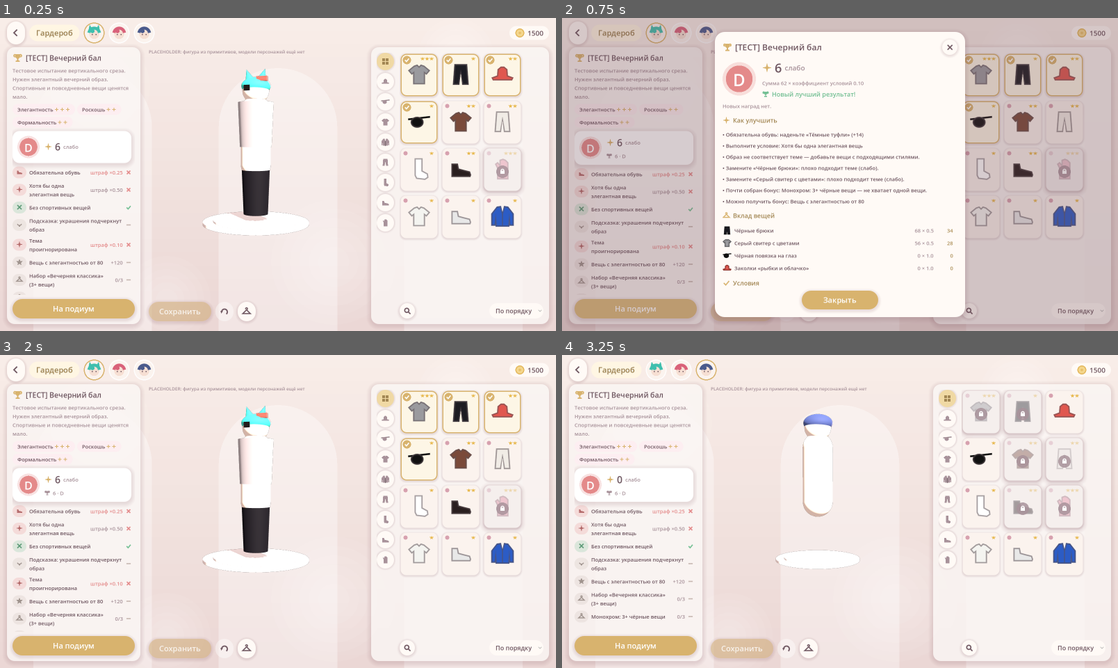
Above: before the commit, frames 1-4 (two rows, left to right).
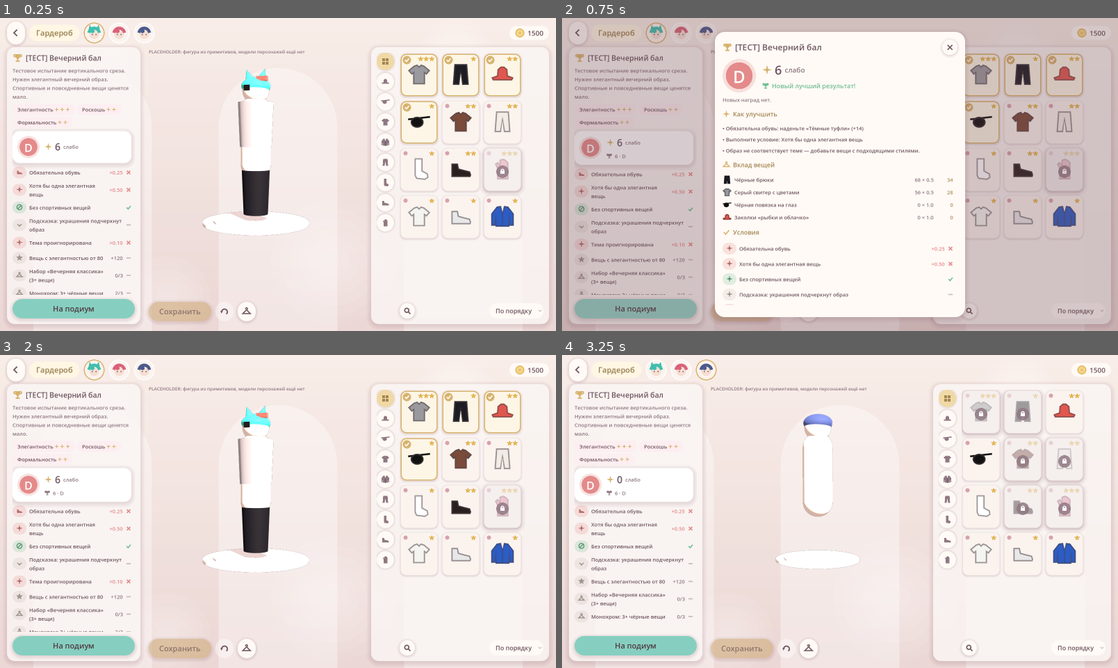
Above: after the commit, the same moments.

Repository: monskov1-gif/KPC
Game: Godot game, scene res://scenes/ui/wardrobe.tscn
The game is run twice, just before and just after one commit, with the same random seed, the same clock (stepped at 60 frames per second) and the same inputs. Before the commit the project has no main scene; this scene is started directly in both runs.
Inputs (mouse positions are in pixels of both pictures, inside the frame that each line leads up to):
- Up to frame 1 (0.25 s): no input
- Up to frame 2 (0.75 s): click "На подиум" at 0.5 s
- Up to frame 3 (2 s): click (94, 370) at 1.27 s
- Up to frame 4 (3.25 s): click (678, 370) at 2.02 s; click (706, 370) at 2.77 s

The runs differ from the first frame. In frame 1, 2.6% of the frame differs, in the area x 2-94%, y 11-96%; in frame 2, 7.9%, in the area x 2-94%, y 12-96%; in frame 3, 2.6%; in frame 4, 1.8%.

Commit message:
UI polish from visual critic, docs, main scene
- Dark text on gold buttons, darker dim text, outlined 16px stars
- Single gold action per screen: podium button is mint
- Forbid icon for forbidden-tag condition; all failed penalties coral
- 'Fits <character>' in item details; max 3 tips in result window
- Rank badge on phone trophy button
- docs: UI_STYLE, ARCHITECTURE, PROJECT_AUDIT, BUILD_AND_TEST,
  OPEN_QUESTIONS, CHANGELOG; canon wording fixes; scenes/main.tscn

Co-Authored-By: Claude Opus 5.5 <noreply@anthropic.com>
Claude-Session: https://claude.ai/code/session_019T8wJyUBgJMDTSSQJ5uaAw

Diff:
--- a/data/characters/characters.json
+++ b/data/characters/characters.json
@@ -1,5 +1,5 @@
 {
-  "_comment": "Технические данные персонажей. Канон (рост, возраст) — из материалов пользователя. Группы body_type предварительные, см. docs/OPEN_QUESTIONS.md.",
+  "_comment": "Технические данные персонажей. Рост — из материалов пользователя (рост Габи неизвестен). Группы body_type, доступность Соры в гардеробе и состав signature_outfit — предварительные (по референсам 04 и 07), см. docs/OPEN_QUESTIONS.md.",
   "characters": [
     {
       "id": "kot",
--- a/data/localization/ru.json
+++ b/data/localization/ru.json
@@ -1,7 +1,7 @@
 {
  "_comment": "Русская локализация. Ключи стабильны; тексты можно править без изменения кода.",
  "item.kot_flower_turtleneck.name": "Серый свитер с цветами",
- "item.kot_flower_turtleneck.description": "Объёмный вязаный свитер с высоким воротом и белыми цветами. Фирменная вещь Кота.",
+ "item.kot_flower_turtleneck.description": "Объёмный вязаный свитер с высоким воротом и белыми цветами. Как на референсе Кота.",
  "item.kot_black_trousers.name": "Чёрные брюки",
  "item.kot_black_trousers.description": "Простые тёмные брюки с ремнём.",
  "item.kot_fish_cloud_clips.name": "Заколки «рыбки и облачко»",
@@ -17,7 +17,7 @@
  "item.dark_mary_janes.name": "Тёмные туфли",
  "item.dark_mary_janes.description": "Тёмные туфли с ремешком.",
  "item.gabi_paw_gloves.name": "Перчатки-лапки",
- "item.gabi_paw_gloves.description": "Мягкие перчатки в форме лап. Фирменная вещь Габи.",
+ "item.gabi_paw_gloves.description": "Мягкие перчатки в форме лап. Как на референсе Габи.",
  "item.gabi_red_patterned_sweater.name": "Красный свитер с узором",
  "item.gabi_red_patterned_sweater.description": "Тёплый красный свитер с белым узором.",
  "item.velvet_blazer.name": "Бархатный блейзер",
@@ -219,7 +219,7 @@
  "ui.unsaved_marker": "● Есть неподтверждённые изменения",
  "ui.select_item_hint": "Выберите вещь в списке.",
  "ui.theme_ignored": "Тема проигнорирована",
- "ui.penalty": "штраф ×{q}",
+ "ui.penalty": "×{q}",
  "ui.bonus_if": "+{n}, если выполнено",
  "ui.bonus_got": "+{n}",
  "ui.important": "Важно: {attrs}",
@@ -246,5 +246,6 @@
  "sort.newest": "Новые",
  "sort.rarity": "Редкость",
  "sort.name": "Название",
- "ui.jewelry": "Украшения"
+ "ui.jewelry": "Украшения",
+ "ui.compatible_for": "Подходит: {name}"
 }
--- /dev/null
+++ b/scenes/main.tscn
@@ -0,0 +1,7 @@
+[gd_scene load_steps=2 format=3]
+
+[ext_resource type="PackedScene" path="res://scenes/ui/wardrobe.tscn" id="1"]
+
+[node name="Main" type="Node"]
+
+[node name="Wardrobe" parent="." instance=ExtResource("1")]
--- a/src/ui/challenge_panel.gd
+++ b/src/ui/challenge_panel.gd
@@ -68,8 +68,7 @@
 	for r in report.requirements:
 		var soft: bool = r.severity == "informational"
 		var note := "" if r.met else (Localization.text("ui.penalty", {"q": "%.2f" % r.q}) if r.q < 1.0 else "")
-		add_child(condition_row(r.met, soft, _req_icon(ch, r.id), tr(r.text_key), note,
-			UiTheme.BAD if r.severity == "critical" else UiTheme.TEXT_DIM))
+		add_child(condition_row(r.met, soft, _req_icon(ch, r.id), tr(r.text_key), note, UiTheme.BAD))
 	for p in report.penalties:
 		if p.source == "theme_ignored":
 			add_child(condition_row(false, false, "sparkle", tr("ui.theme_ignored"),
@@ -81,7 +80,7 @@
 		add_child(condition_row(syn.triggered, true, "hanger", tr(syn.text_key), "%d/%d" % [syn.count, syn.needed], UiTheme.TEXT_DIM))
 
 	if show_submit:
-		var submit_btn := UiTheme.primary(UiTheme.button(tr("ui.submit"), func(): submitted.emit()))
+		var submit_btn := UiTheme.secondary(UiTheme.button(tr("ui.submit"), func(): submitted.emit()))
 		submit_btn.custom_minimum_size.y = 56
 		add_child(submit_btn)
 
@@ -118,7 +117,7 @@
 				"required_category":
 					var slots: Array = screen.session.config.categories.get(str(r.params.category), [])
 					return slots[0] if not slots.is_empty() else "all"
-				"forbidden_tag": return "close"
+				"forbidden_tag": return "forbid"
 	return "sparkle"
 
 
--- a/src/ui/icons.gd
+++ b/src/ui/icons.gd
@@ -78,6 +78,9 @@
 		"hanger":
 			ci.draw_arc(_p(r, 0.5, 0.22), w * 0.1, PI * 0.9, PI * 2.4, 16, c, lw * 0.7, true)
 			ci.draw_polyline(_poly([[0.5, 0.34], [0.10, 0.74], [0.90, 0.74], [0.5, 0.34]], r), c, lw * 0.8, true)
+		"forbid":
+			ci.draw_arc(_p(r, 0.5, 0.5), w * 0.36, 0, TAU, 32, c, lw * 0.8, true)
+			ci.draw_line(_p(r, 0.25, 0.75), _p(r, 0.75, 0.25), c, lw * 0.8, true)
 		"lock":
 			ci.draw_arc(_p(r, 0.5, 0.40), w * 0.18, PI, TAU, 16, c, lw * 0.8, true)
 			ci.draw_rect(Rect2(_p(r, 0.24, 0.42), Vector2(w * 0.52, w * 0.42)), c)
--- a/src/ui/item_card.gd
+++ b/src/ui/item_card.gd
@@ -92,9 +92,10 @@
 	Icons.draw(self, item.slot, thumb, col, col.darkened(0.35).lerp(UiTheme.TEXT_DIM, 0.3))
 
 	# Звёзды редкости — в правом верхнем углу.
-	var s := 12.0
+	var s := 15.0
 	for i in stars:
-		var p := Vector2(r.end.x - 10 - (i + 1) * (s + 1), r.position.y + 8)
+		var p := Vector2(r.end.x - 8 - (i + 1) * (s + 1), r.position.y + 7)
+		Icons.draw(self, "star", Rect2(p - Vector2(1, 1), Vector2(s + 2, s + 2)), Color("b8862e"))
 		Icons.draw(self, "star", Rect2(p, Vector2(s, s)), UiTheme.STAR)
 
 	if worn:
--- a/src/ui/item_details.gd
+++ b/src/ui/item_details.gd
@@ -37,7 +37,8 @@
 	var ok: bool = compat.status != Compatibility.Status.INCOMPATIBLE
 	crow.add_child(UiTheme.icon("check" if ok else "lock", 20, UiTheme.OK if compat.status == Compatibility.Status.COMPATIBLE
 		else (UiTheme.WARN if ok else UiTheme.BAD)))
-	var ctext := Localization.t("compat.compatible") if compat.status == Compatibility.Status.COMPATIBLE else \
+	var ctext := Localization.text("ui.compatible_for", {"name": Localization.t(s.characters.get_data(screen.character_id).name_key)}) \
+		if compat.status == Compatibility.Status.COMPATIBLE else \
 		(Localization.t("compat.adapted") if ok else Localization.t(compat.reason_key))
 	crow.add_child(UiTheme.label(ctext, UiTheme.FONT_SIZE_SMALL))
 	hv.add_child(crow)
--- a/src/ui/result_popup.gd
+++ b/src/ui/result_popup.gd
@@ -17,8 +17,6 @@
 	sr.add_child(UiTheme.tag(str(report.final_score), 36))
 	sr.add_child(UiTheme.tag(Localization.t("rank." + report.rank), 20, UiTheme.TEXT_DIM))
 	hv.add_child(sr)
-	hv.add_child(UiTheme.label(Localization.text("ui.formula", {"raw": "%.0f" % report.raw_score, "q": "%.2f" % report.q}),
-		UiTheme.FONT_SIZE_SMALL, UiTheme.TEXT_DIM))
 	if outcome.get("new_best", false):
 		var nb := HBoxContainer.new()
 		nb.add_child(UiTheme.icon("trophy", 20, UiTheme.OK))
@@ -41,7 +39,8 @@
 	var lines := _advice_lines(screen, report, advice)
 	if not lines.is_empty():
 		_section(sheet, Localization.t("ui.recommendations"), "sparkle")
-		for line in lines:
+		# Не больше трёх советов: самое полезное, без стены текста.
+		for line in lines.slice(0, 3):
 			sheet.content.add_child(UiTheme.label("• " + line, UiTheme.FONT_SIZE_SMALL))
 
 	_section(sheet, Localization.t("ui.items_contribution"), "hanger")
@@ -65,14 +64,11 @@
 	for r in report.requirements:
 		var note := "" if r.met else (Localization.text("ui.penalty", {"q": "%.2f" % r.q}) if r.q < 1.0 else "")
 		sheet.content.add_child(ChallengePanel.condition_row(r.met, r.severity == "informational", "sparkle",
-			Localization.t(r.text_key), note, UiTheme.BAD if r.severity == "critical" else UiTheme.TEXT_DIM))
+			Localization.t(r.text_key), note, UiTheme.BAD))
 	for p in report.penalties:
 		if p.source == "theme_ignored":
 			sheet.content.add_child(ChallengePanel.condition_row(false, false, "sparkle", Localization.t("ui.theme_ignored"),
 				Localization.text("ui.penalty", {"q": "%.2f" % p.q}), UiTheme.BAD))
-	var close_btn := UiTheme.primary(UiTheme.button(Localization.t("ui.close"), sheet.close))
-	close_btn.custom_minimum_size = Vector2(220, 54)
-	sheet.add_footer(close_btn)
 	sheet.open(Localization.t(ch.title_key), "trophy")
 
 
--- a/src/ui/ui_theme.gd
+++ b/src/ui/ui_theme.gd
@@ -12,7 +12,7 @@
 const CARD := Color("fbf3ee")
 const CARD_EDGE := Color("ead8d0")
 const TEXT := Color("6e5660")                    # мягкий сливово-коричневый вместо чёрного
-const TEXT_DIM := Color("a8929a")
+const TEXT_DIM := Color("8f7882")
 const GOLD := Color("d8b36e")
 const GOLD_LIGHT := Color("f0d9a4")
 const MINT := Color("86cfc0")
@@ -157,10 +157,22 @@
 	b.add_theme_stylebox_override("pressed", gp)
 	var gd := g.duplicate(); gd.bg_color = Color(GOLD, 0.45)
 	b.add_theme_stylebox_override("disabled", gd)
+	# Тёмный текст на золоте: белый давал контраст ниже 2:1.
 	for k in ["font_color", "font_hover_color", "font_pressed_color", "font_focus_color"]:
-		b.add_theme_color_override(k, Color.WHITE)
-	b.add_theme_color_override("font_disabled_color", Color(1, 1, 1, 0.8))
+		b.add_theme_color_override(k, Color("4f3a42"))
+	b.add_theme_color_override("font_disabled_color", Color("4f3a42", 0.55))
 	b.add_theme_font_size_override("font_size", 22)
+	return b
+
+
+## Вторая по важности «таблетка» (мятная), чтобы на экране была одна золотая.
+static func secondary(b: Button) -> Button:
+	primary(b)
+	for st_name in ["normal", "hover", "pressed", "disabled"]:
+		var st: StyleBoxFlat = b.get_theme_stylebox(st_name).duplicate()
+		st.bg_color = MINT if st_name == "normal" else (MINT.lightened(0.1) if st_name == "hover" else
+			(MINT.darkened(0.08) if st_name == "pressed" else Color(MINT, 0.45)))
+		b.add_theme_stylebox_override(st_name, st)
 	return b
 
 
--- a/src/ui/wardrobe_screen.gd
+++ b/src/ui/wardrobe_screen.gd
@@ -57,6 +57,7 @@
 var _save_btn: Button
 var _undo_btn: Button
 var _trophy_btn: Button
+var _trophy_rank: RankBadge
 var _toast: PanelContainer
 var _sheet: Sheet
 var _pending_character := ""
@@ -202,7 +203,7 @@
 	_challenge.show_submit = false
 	pad.add_child(_challenge)
 	# Кнопка всегда видна внизу панели, не уезжает при прокрутке условий.
-	var submit := UiTheme.primary(UiTheme.button(tr("ui.submit"), submit_challenge))
+	var submit := UiTheme.secondary(UiTheme.button(tr("ui.submit"), submit_challenge))
 	submit.custom_minimum_size.y = 56
 	v.add_child(submit)
 
@@ -291,6 +292,11 @@
 	_actions.add_child(hanger)
 	_trophy_btn = UiTheme.icon_button("trophy", open_challenge_sheet, 52, Color.WHITE, UiTheme.GOLD)
 	_trophy_btn.tooltip_text = tr("ui.challenge")
+	# Бейдж текущего ранга на кубке: на телефоне видно оценку без открытия окна.
+	_trophy_rank = RankBadge.make("D", 24)
+	_trophy_rank.position = Vector2(34, -6)
+	_trophy_rank.size = Vector2(24, 24)
+	_trophy_btn.add_child(_trophy_rank)
 	_actions.add_child(_trophy_btn)
 
 
@@ -528,6 +534,10 @@
 	_refresh_strip()
 	_refresh_grid()
 	_challenge.refresh()
+	var ch := _challenge.challenge()
+	if not ch.is_empty():
+		_trophy_rank.rank = session.scoring.score(ch, session.items_for_outfit(draft)).rank
+		_trophy_rank.queue_redraw()
 
 
 func _refresh_strip() -> void:
Binary file changed: docs/screenshots/05_soft_wardrobe_pc.png
Binary file changed: docs/screenshots/06_soft_long_press.png
Binary file changed: docs/screenshots/07_soft_result.png
Binary file changed: docs/screenshots/08_soft_mobile.png
Binary file changed: docs/screenshots/09_soft_mobile_challenge.png
Not shown, changed: .claude/agents/visual-critic.md
Not shown, added: CHANGELOG.md
Not shown, changed: art/references/README.md
Not shown, added: docs/ARCHITECTURE.md
Not shown, added: docs/BUILD_AND_TEST.md
Not shown, added: docs/OPEN_QUESTIONS.md
Not shown, added: docs/PROJECT_AUDIT.md
(and 1 more such lines)
